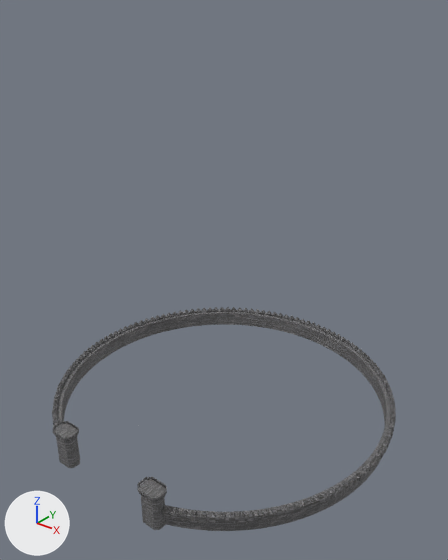
Two versions of the FBX model blender/model_IsengardTower/wall_2.fbx, one commit apart.
Before and after are seen from a 50 mm camera at (14.9, -18.5, 17.9) aimed at (0.5, -0.5, 6.8). The axes (+X, +Y, +Z) are drawn at lower left. The lights are the same throughout. Where no turn or scale is listed for an object, it has been applied to the vertices.

The first picture shows 'LVL 1 Bloques muro', 'LVL 1 Pared', 'LVL 1 torre puerta der', 'LVL 1 torre puerta izq'.
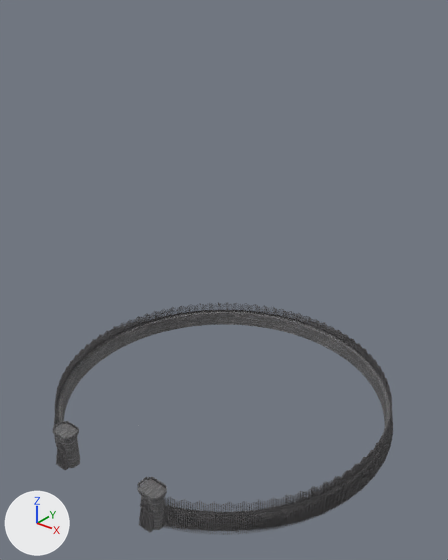
Commit message: new wall

Where the change shows, as pixel boxes [x1, y1, x2, y2] in the pictures (448 x 560 px):
```json
{"object": "Tower.000", "change": "added", "after": [54, 302, 393, 535], "on screen": "black"}
{"object": "LVL 1 Bloques muro", "change": "deleted", "before": [52, 307, 396, 522]}
{"object": "Tower.002", "change": "added", "after": [139, 498, 154, 533]}
{"object": "Tower.001", "change": "added", "after": [56, 443, 69, 470]}
```

Scene script edits in JSON lines:
```json
{"op": "add", "block": "me_mesh_001", "code": ["me_mesh_001 = bpy.data.meshes.new('Mesh.001')", "me_mesh_001.from_pydata(...)  # 29476 vertices, 52854 faces; spans x -7.7..7.8, y -7.2..7.8, z -0.8..0.5", "me_mesh_001.materials.append(mat_material_001)  # picture img_rock_stone_isengard_jpg"]}
{"op": "add", "block": "me_mesh", "code": ["me_mesh = bpy.data.meshes.new('Mesh')", "me_mesh.from_pydata(...)  # 378 vertices, 681 faces; spans x -0.3..0.6, y -0.2..1.7, z -0.8..15.9", "me_mesh.materials.append(mat_material_001)  # picture img_rock_stone_isengard_jpg"]}
{"op": "remove", "block": "ob_lvl_1_bloques_muro", "code": ["ob_lvl_1_bloques_muro = bpy.data.objects.new('LVL 1 Bloques muro', me_cubo_001)", "ob_lvl_1_bloques_muro.location = (0.06, 0.44, 0.8)"]}
{"op": "add", "block": "ob_tower_000", "code": ["ob_tower_000 = bpy.data.objects.new('Tower.000', me_mesh_001)", "ob_tower_000.location = (0.0, 0.0, 0.85)"]}
{"op": "add", "block": "ob_tower_001", "code": ["ob_tower_001 = bpy.data.objects.new('Tower.001', me_mesh)", "ob_tower_001.location = (-2.44, -7.24, 0.84)"]}
{"op": "add", "block": "ob_tower_002", "code": ["ob_tower_002 = bpy.data.objects.new('Tower.002', me_mesh.copy())", "ob_tower_002.location = (2.46, -7.35, 0.84)"]}
```
